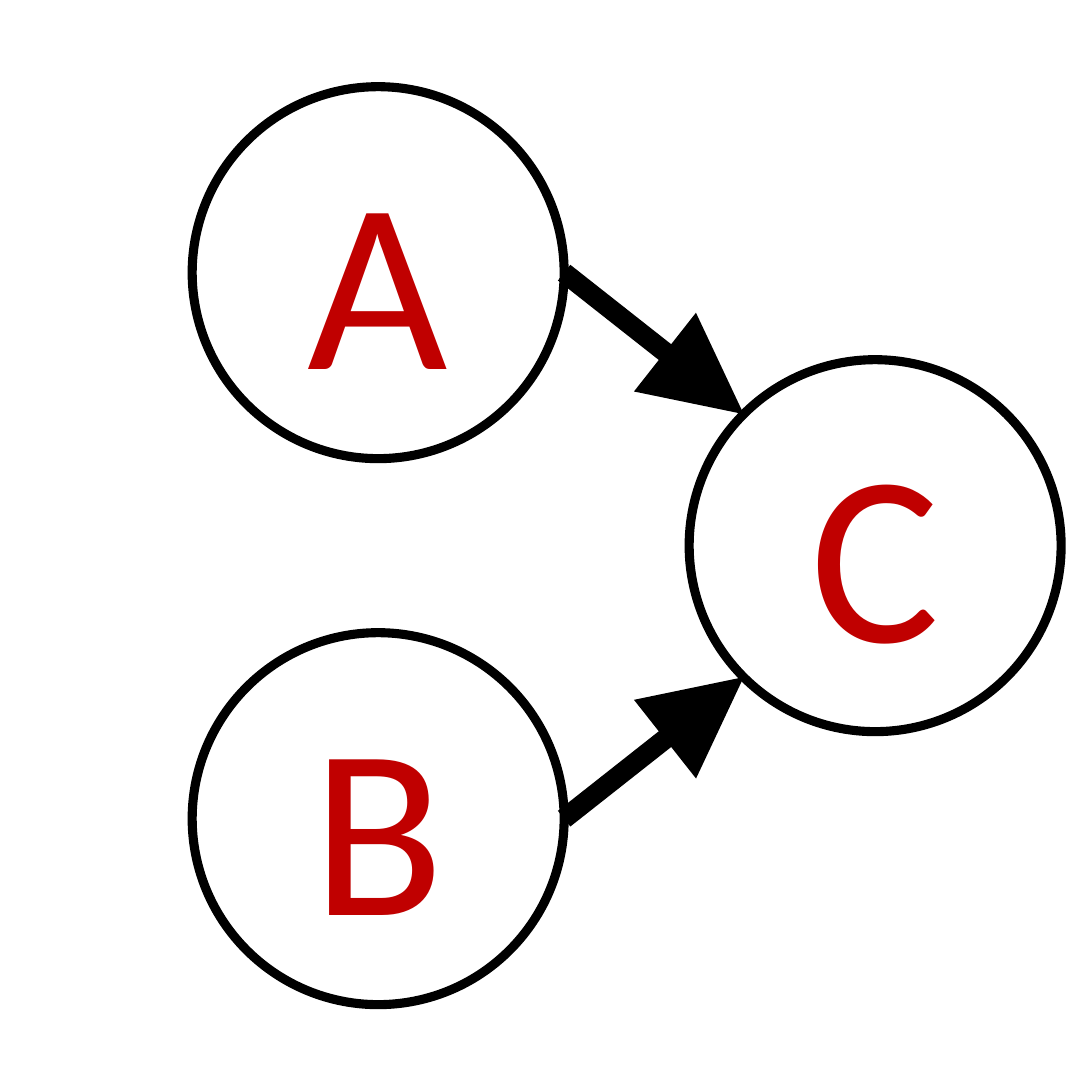
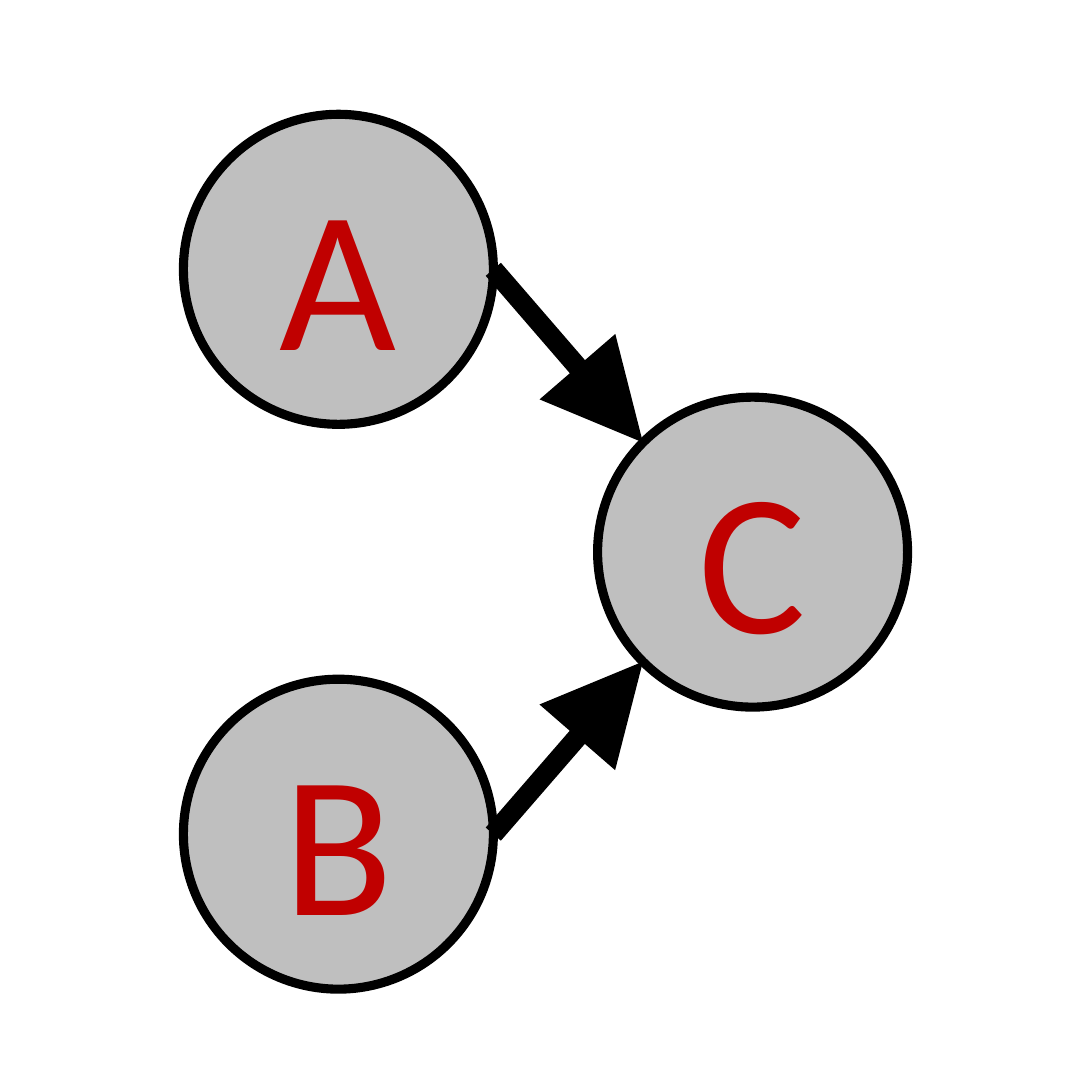
Before and after one commit to ishita-dg/causal_markov, a slide deck: slide 3 of Experiments/draw_instructions.pptx. Drawn at 1092x1092 pixels with LibreOffice and Linux fonts; fonts in the diff are those of the drawing. Boxes give left, top, right and bottom in pixels: in the first picture for what was removed or moved away, otherwise in the second. Text is boxed around its words. In the diff, an @@ line names an element or a change of style, - is before the commit and + after.

```diff
--- a/Experiments/draw_instructions.pptx
+++ b/Experiments/draw_instructions.pptx
@@ ellipse "A": place and size @@
-ellipse "A" at (192, 87, 563, 459)
+ellipse "A" at (183, 114, 494, 424)
@@ arrow moved from (563, 273) - (745, 415) to (494, 269) - (642, 443) @@
@@ size 80 to 66.7 pt; fill none to #BFBFBF in 3 elements at (183, 114, 494, 424), (183, 679, 494, 989), (598, 397, 909, 708) @@
@@ ellipse "C": place and size @@
-ellipse "C" at (690, 360, 1061, 732)
+ellipse "C" at (598, 397, 909, 708)
@@ ellipse "B": place and size @@
-ellipse "B" at (192, 633, 563, 1005)
+ellipse "B" at (183, 679, 494, 989)
@@ arrow moved from (563, 819) - (745, 677) to (494, 834) - (642, 662) @@
```
Also in this commit, not shown: 5 other slides changed, 4 slides added, 52 other files.
